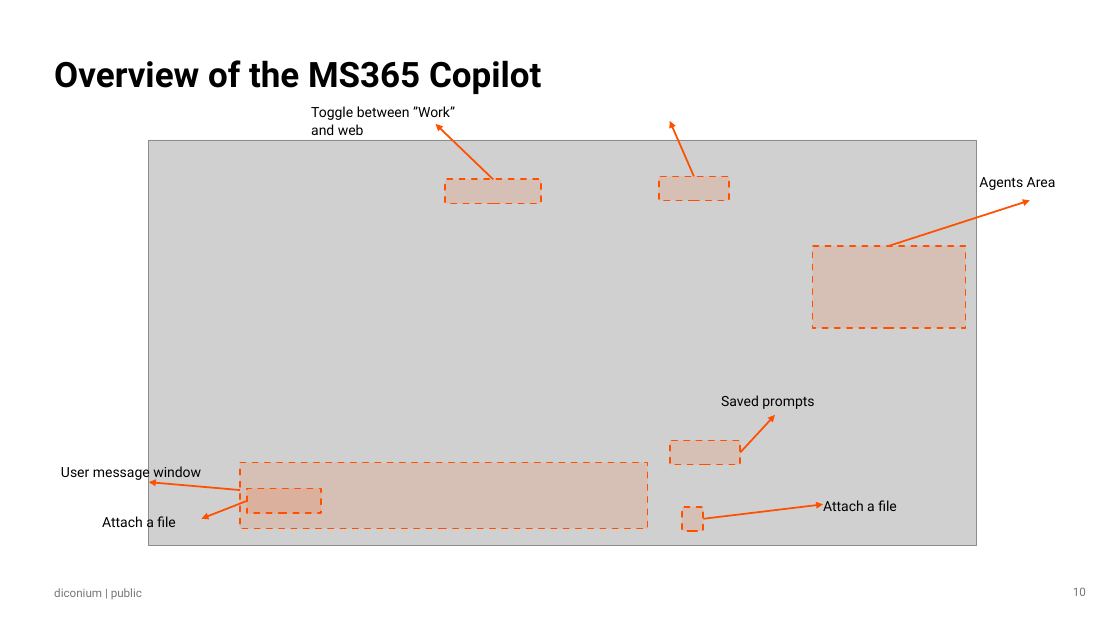
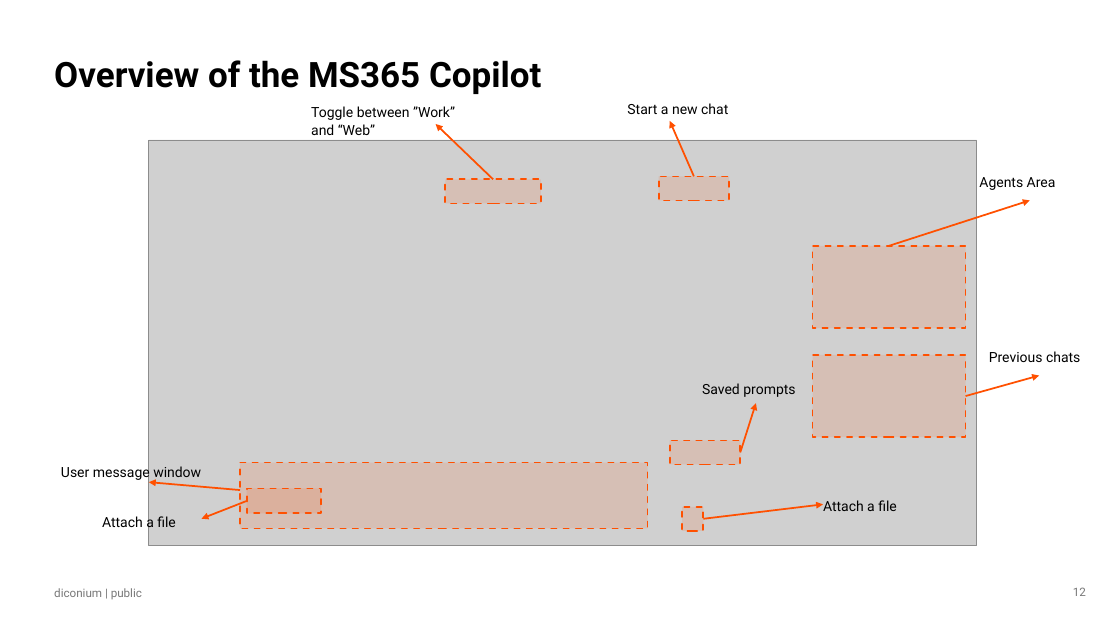
Before and after one commit to NeilSinclair/prompt_workshop, a slide deck: slide 12 of slides/AI Teach In STIHL v1.2.pptx (slide 10 before the commit). Drawn at 1120x630 pixels with LibreOffice and Linux fonts; fonts in the diff are those of the drawing; grey boxes stand for pictures; background and template pictures are left out. Boxes give left, top, right and bottom in pixels: in the first picture for what was removed or moved away, otherwise in the second. Text is boxed around its words. In the diff, an @@ line names an element or a change of style, - is before the commit and + after.

```diff
--- a/slides/AI Teach In STIHL v1.2.pptx
+++ b/slides/AI Teach In STIHL v1.2.pptx
@@ text at <box>311,106,455,135</box>: text changed @@
-Toggle between ”Work” and web
+Toggle between ”Work” and “Web”
@@ text added at <box>627,103,728,114</box>, 12 pt, text #000000 @@
+Start a new chat
@@ rectangle added at <box>812,355,965,437</box>, fill #FF5000 at 13% opacity, outline #FF5000 1.5 pt dashed @@
@@ text added at <box>989,351,1080,362</box>, 12 pt, text #000000 @@
+Previous chats
@@ text "Saved prompts": place and size @@
-text "Saved prompts" at <box>721,395,814,409</box>
+text "Saved prompts" at <box>702,383,795,397</box>
@@ arrow added from (966, 396) to (1039, 376), #FF5000 1.5 pt @@
@@ arrow moved from (740, 453) - (776, 415) to (740, 453) - (756, 403) @@
@@ page number at <box>1073,587,1086,596</box>: text changed @@
-10
+12
```
Also in this commit, not shown: 4 other slides changed, 2 slides added, 4 other files.
